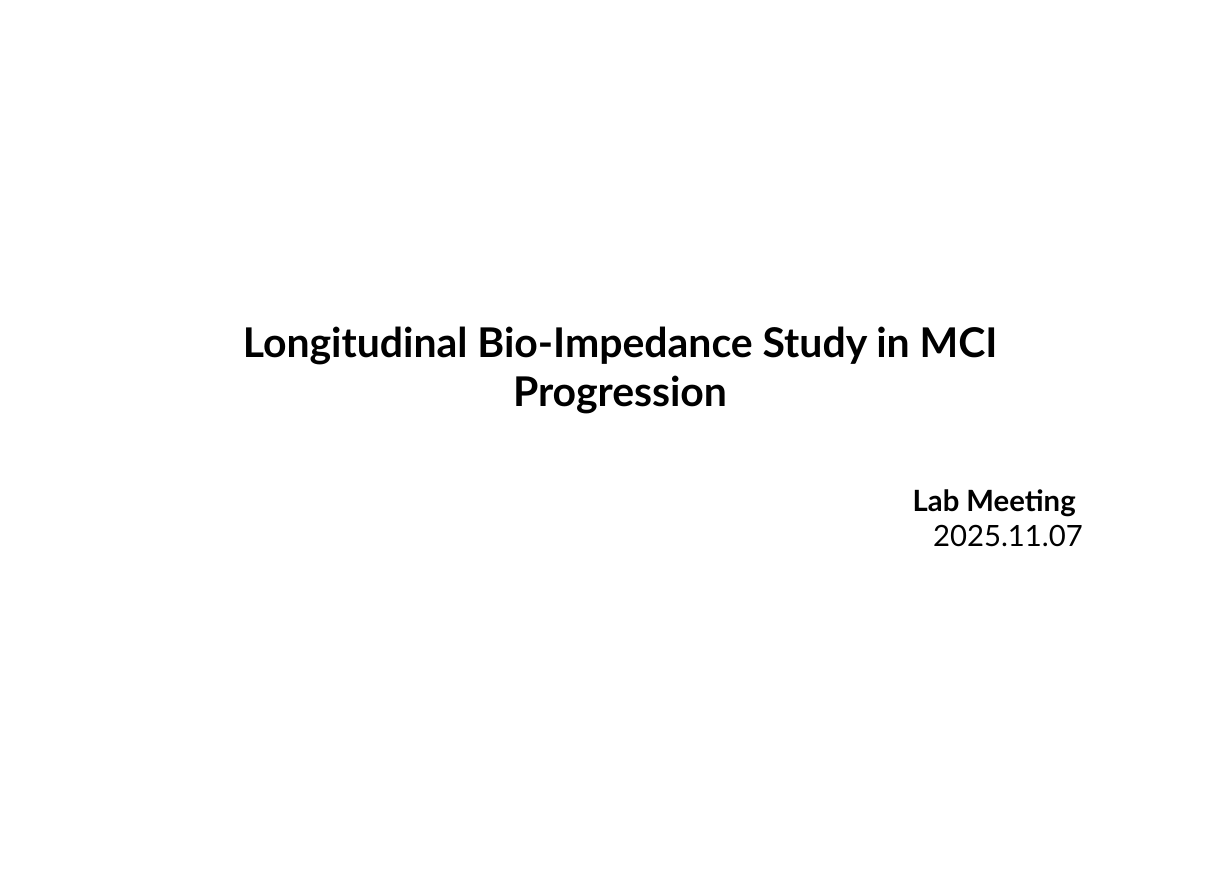
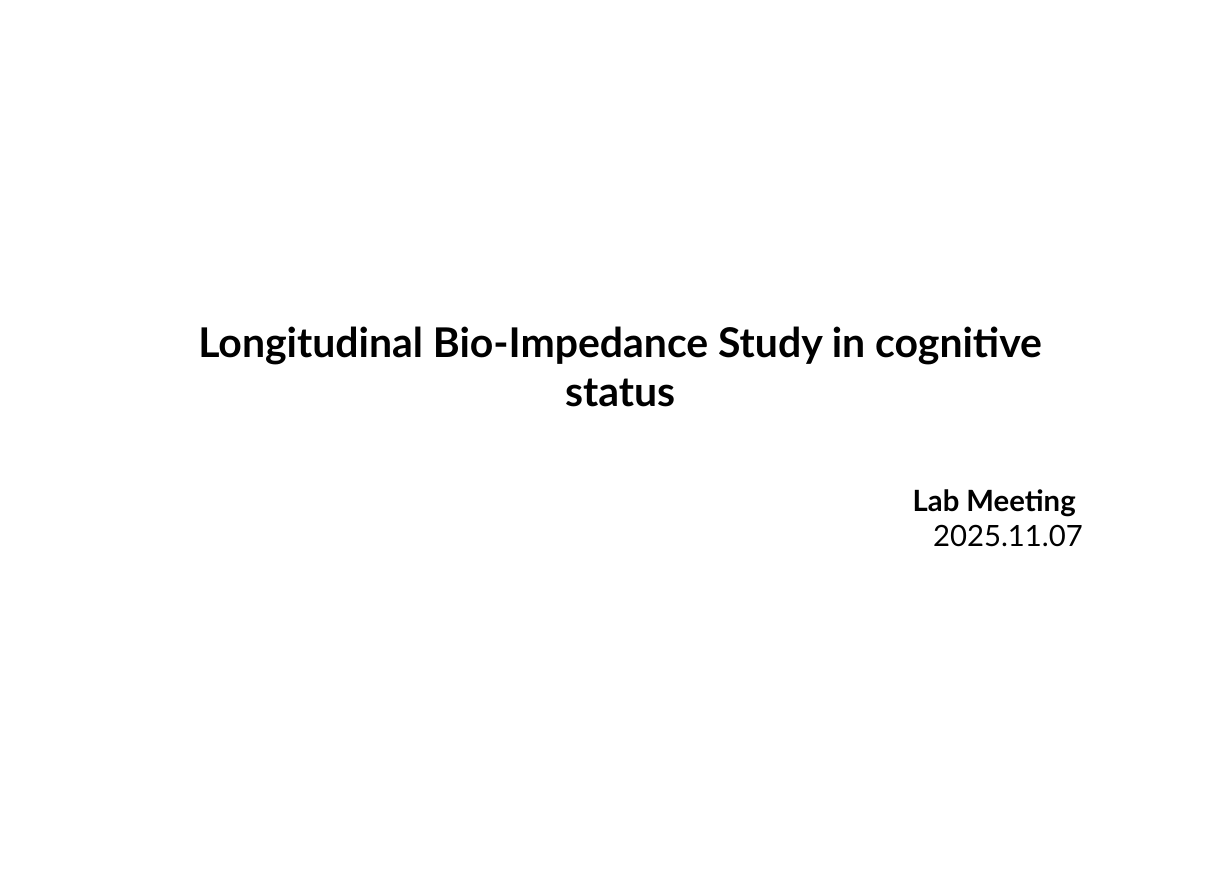
Before and after one commit to tranleminhtrial5/LongitudinalNC, a slide deck: slide 1 of Prospective Study MCI BIA.pptx. Drawn at 1232x871 pixels with LibreOffice and Linux fonts; fonts in the diff are those of the drawing; background and template pictures are left out. Boxes give left, top, right and bottom in pixels: in the first picture for what was removed or moved away, otherwise in the second. Text is boxed around its words. In the diff, an @@ line names an element or a change of style, - is before the commit and + after.

```diff
--- a/Prospective Study MCI BIA.pptx
+++ b/Prospective Study MCI BIA.pptx
@@ text at box(198, 326, 1042, 407): text changed @@
-Longitudinal Bio-Impedance Study in MCI Progression
+Longitudinal Bio-Impedance Study in cognitive status
```
Also in this commit, not shown: 2 other slides changed, 4 slides added, 2 slides removed, 5 other files.
